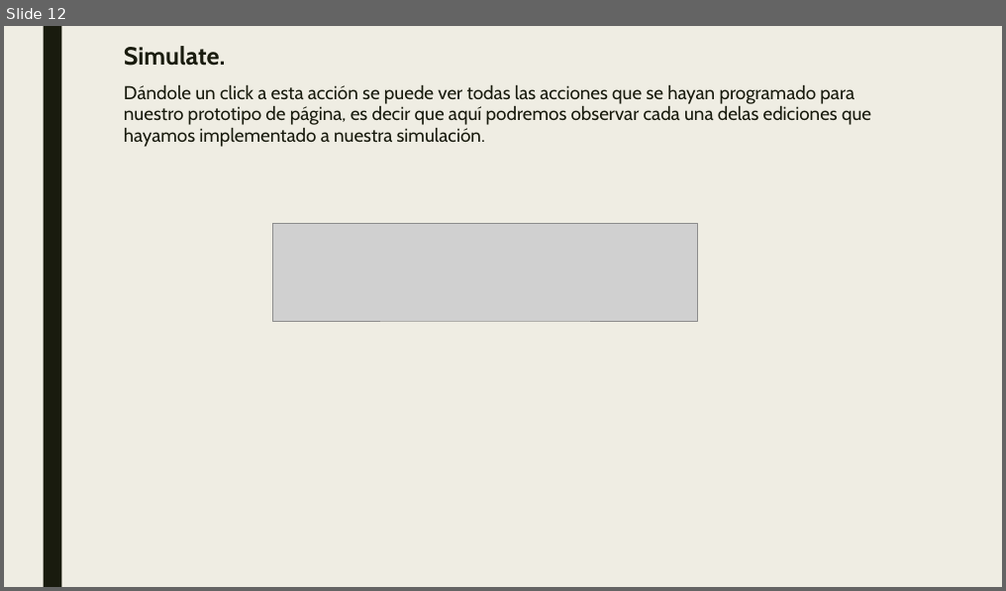
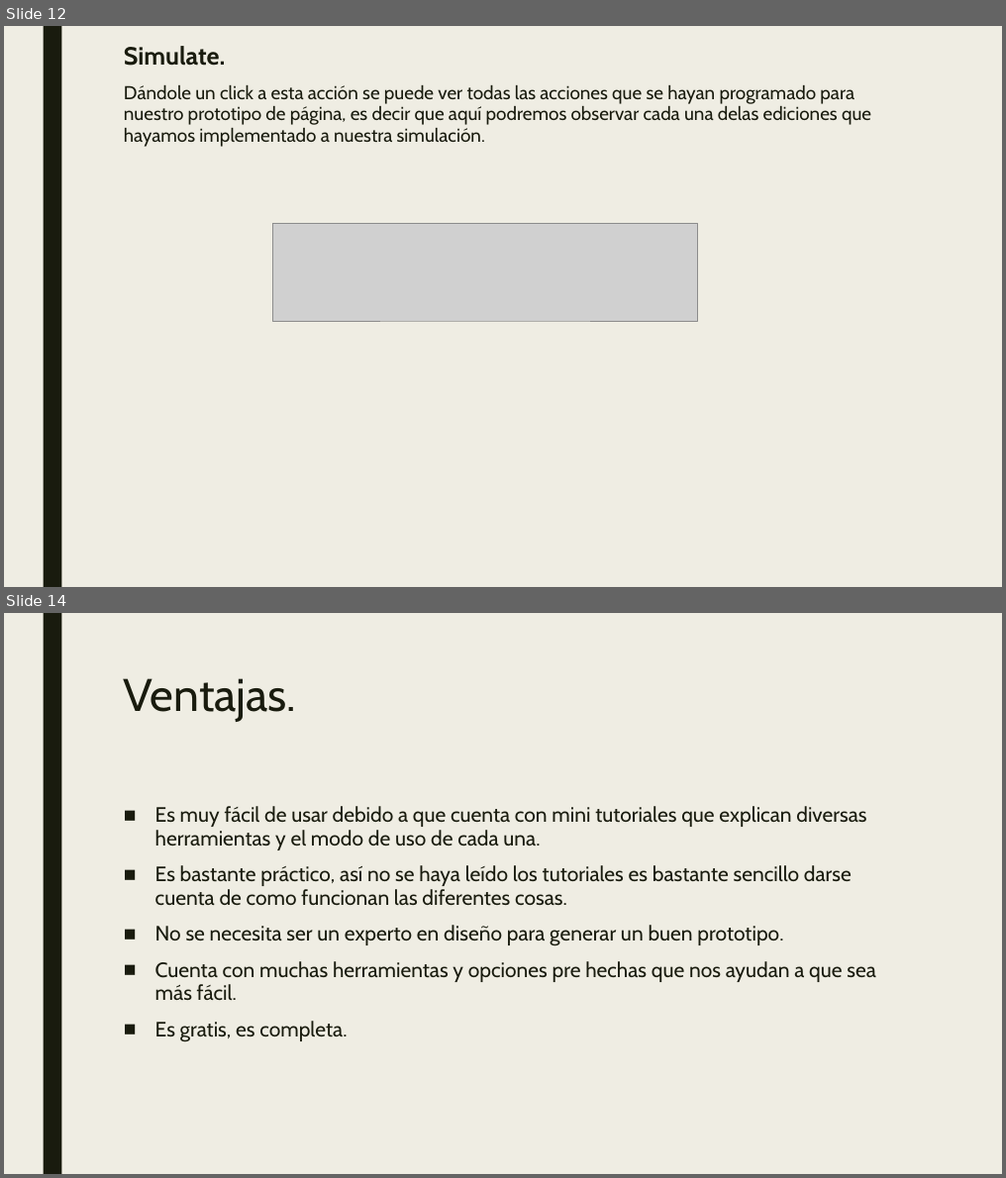
Before and after one commit to PabloVall/poo, a slide deck: Justinmind.pptx. Shown one above the other, each under a label of ours: slide 12 before the commit, slides 12 and 14 after it; the slides between them are not shown. The pictures are 1006x591 and 1006x1178 pixels, drawn with LibreOffice and Linux fonts; fonts in the diff are those of the drawing; grey boxes stand for pictures. Boxes give left, top, right and bottom in pixels: in the first picture for what was removed or moved away, otherwise in the second. Text is boxed around its words. In the diff, an @@ line names an element or a change of style, - is before the commit and + after.

```diff
--- a/Justinmind.pptx
+++ b/Justinmind.pptx
@@ slide 14 added at box(4, 613, 1002, 1174), background #EFEDE3; not listed: 1 template element that a slide beside it also shows @@
@@ title added at box(124, 678, 296, 722), 44 pt, text #191B0E @@
+Ventajas.
@@ text added at box(155, 806, 876, 1043), 20 pt, text #191B0E @@
+■ Es muy fácil de usar debido a que cuenta con mini tutoriales que explican diversas herramientas y el modo de uso de cada una.
+■ Es bastante práctico, así no se haya leído los tutoriales es bastante sencillo darse cuenta de como funcionan las diferentes cosas.
+■ No se necesita ser un experto en diseño para generar un buen prototipo.
+■ Cuenta con muchas herramientas y opciones pre hechas que nos ayudan a que sea más fácil.
+■ Es gratis, es completa.
```
Also in this commit, not shown: 1 slide changed, 2 other slides added.
